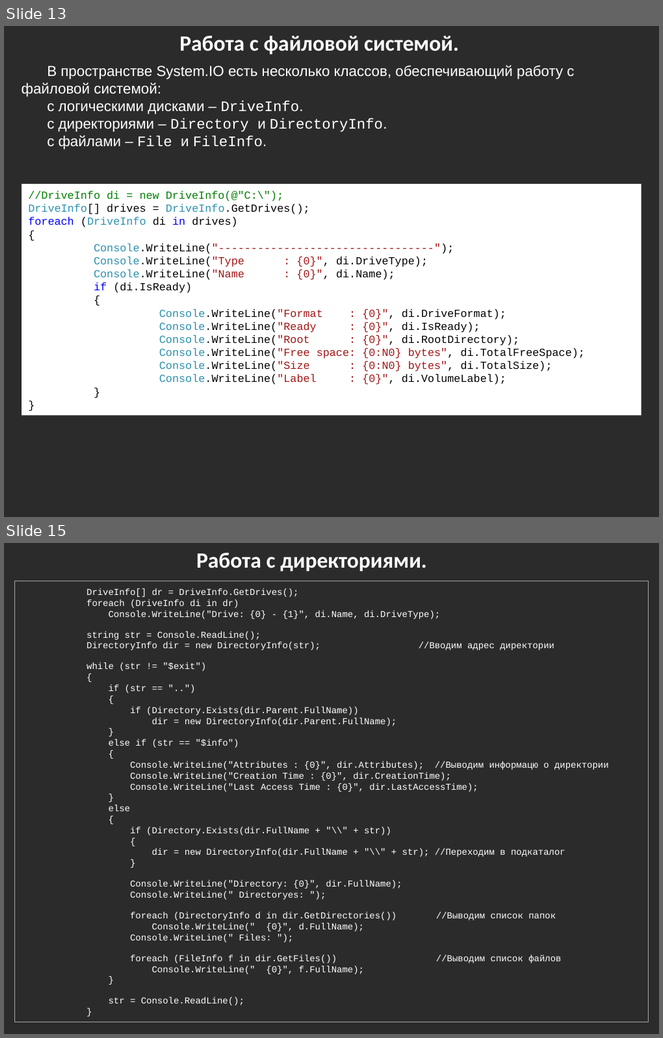
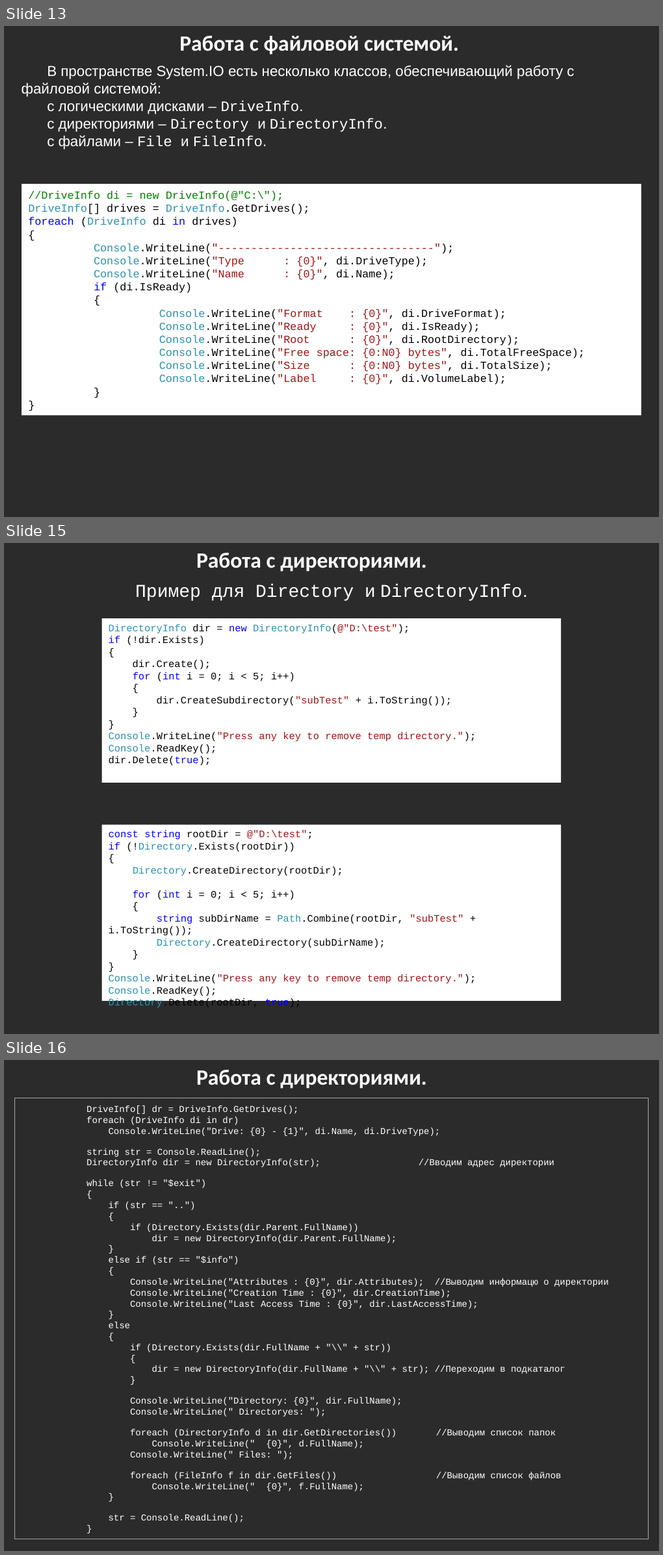
Before and after one commit to bazile/Training, a slide deck: Presentation/lesson-04-io.pptx. Shown one above the other, each under a label of ours: slides 13 and 15 before the commit, slides 13, 15 and 16 after it; the slides between them are not shown. The pictures are 663x1038 and 663x1555 pixels, drawn with LibreOffice and Linux fonts; fonts in the diff are those of the drawing; background and template pictures are left out; a plain dark background stands for a picture behind light text. Boxes give left, top, right and bottom in pixels: in the first picture for what was removed or moved away, otherwise in the second. Text is boxed around its words. In the diff, an @@ line names an element or a change of style, - is before the commit and + after.

```diff
--- a/Presentation/lesson-04-io.pptx
+++ b/Presentation/lesson-04-io.pptx
@@ slide 15 added at [4, 543, 659, 1034], background picture (left out) @@
@@ text added at [196, 553, 427, 572], 24 pt, text #FFFFFF, bold @@
+Работа с директориями.
@@ text added at [135, 584, 528, 601], 20 pt, text #FFFFFF @@
+Пример для Directory и DirectoryInfo.
@@ rectangle added at [102, 618, 562, 783], fill #FFFFFF, 11 pt, text #000000 @@
+DirectoryInfo dir = new DirectoryInfo(@"D:\test");
+if (!dir.Exists)
+{
+dir.Create();
+for (int i = 0; i < 5; i++)
+{
+dir.CreateSubdirectory("subTest" + i.ToString());
+}
+}
+Console.WriteLine("Press any key to remove temp directory.");
+Console.ReadKey();
+dir.Delete(true);
@@ rectangle added at [102, 824, 562, 1001], fill #FFFFFF, 11 pt, text #000000 @@
+const string rootDir = @"D:\test";
+if (!Directory.Exists(rootDir))
+{
+Directory.CreateDirectory(rootDir);
+for (int i = 0; i < 5; i++)
+{
+string subDirName = Path.Combine(rootDir, "subTest" + i.ToString());
+Directory.CreateDirectory(subDirName);
+}
+}
+Console.WriteLine("Press any key to remove temp directory.");
+Console.ReadKey();
+Directory.Delete(rootDir, true);
@@ what was slide 15 is now slide 16 @@
```
Also in this commit, not shown: 2 slides changed, 1 other slide added, 1 other file.
